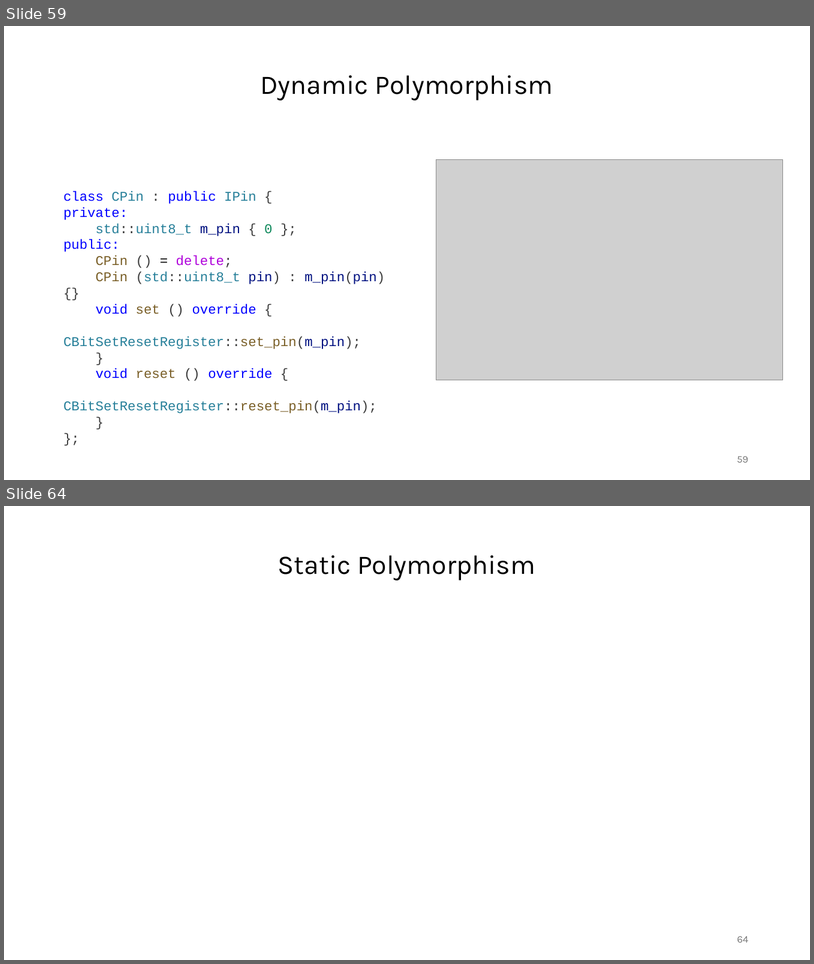
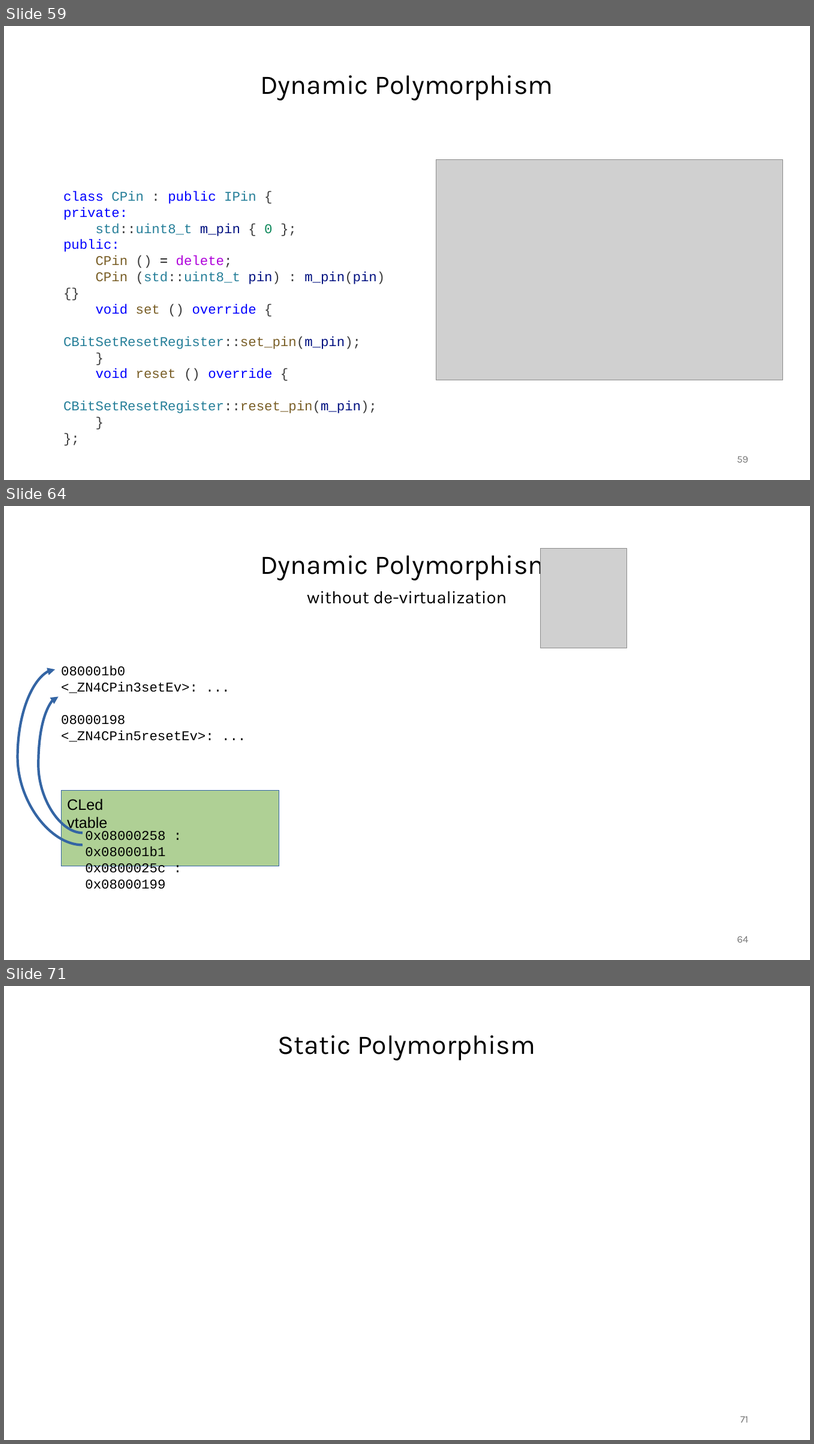
Before and after one commit to janos32783/cppcon_2024_cost_cpp_abstractions, a slide deck: presentation/cppcon.pptx. Shown one above the other, each under a label of ours: slides 59 and 64 before the commit, slides 59, 64 and 71 after it; the slides between them are not shown. The pictures are 814x964 and 814x1444 pixels, drawn with LibreOffice and Linux fonts; fonts in the diff are those of the drawing; grey boxes stand for pictures. Boxes give left, top, right and bottom in pixels: in the first picture for what was removed or moved away, otherwise in the second. Text is boxed around its words. In the diff, an @@ line names an element or a change of style, - is before the commit and + after.

Commit message:
dynamic polymorphism done for now

```diff
--- a/presentation/cppcon.pptx
+++ b/presentation/cppcon.pptx
@@ slide 64 added at [4, 506, 810, 960], background #FFFFFF @@
@@ text added at [260, 549, 553, 604], 21 pt, text #000000 @@
+Dynamic Polymorphism
+without de-virtualization
@@ picture added at [541, 549, 627, 648] @@
@@ text added at [61, 666, 214, 742], 16 pt, text #000000 @@
+080001b0 <_ZN4CPin3setEv>: ...
+08000198 <_ZN4CPin5resetEv>: ...
@@ curved arrow added from (83, 845) to (56, 669), #3465A4 3 pt @@
@@ curved arrow added from (83, 832) to (59, 697), #3465A4 3 pt @@
@@ rectangle added at [62, 790, 279, 866], fill #AFD095, outline #3465A4 0 pt @@
@@ text added at [67, 798, 107, 831], 18 pt, text #000000 @@
+CLed vtable
@@ text added at [85, 831, 165, 889], 16 pt, text #000000 @@
+0x08000258 : 0x080001b1
+0x0800025c : 0x08000199
@@ page number added at [737, 936, 749, 942], 12 pt, text #787878 @@
+64
@@ what was slide 64 is now slide 71 @@
@@ page number at [741, 1416, 749, 1422]: text changed @@
-64
+71
```
Also in this commit, not shown: 3 slides changed, 7 other slides added, 1 slide removed, 4 other files.
